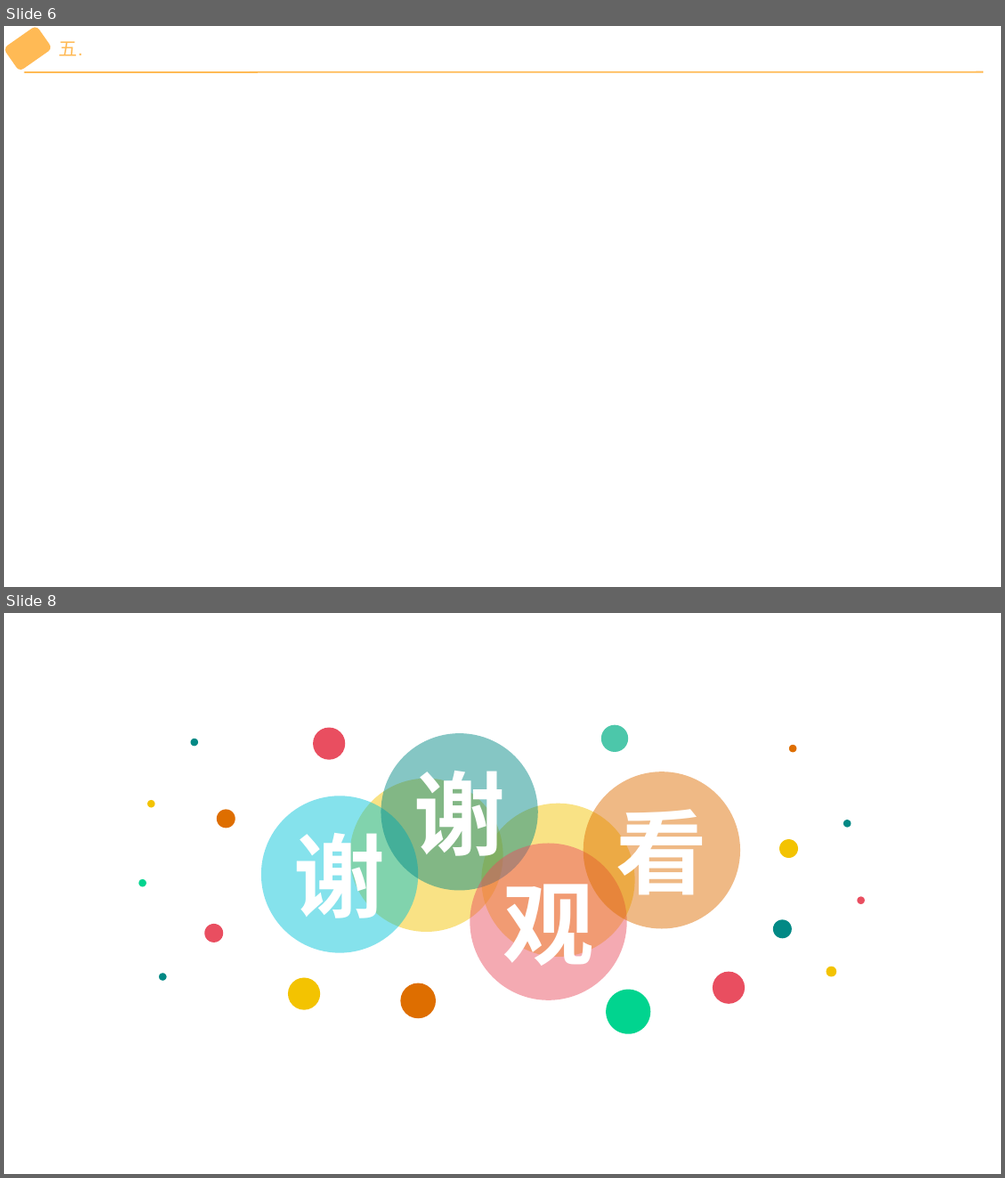
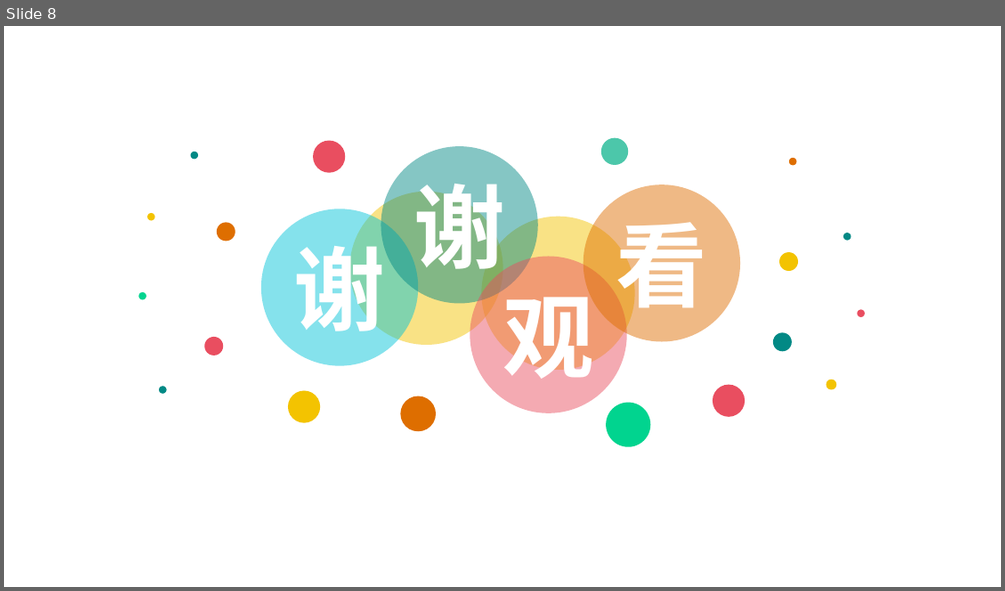
Before and after one commit to wu-yu-pei/graduation-design-file, a slide deck: 开题报告演讲PPT.pptx. Shown one above the other, each under a label of ours: slides 6 and 8 before the commit, slide 8 after it; the slides between them are not shown. The pictures are 1005x1178 and 1005x591 pixels, drawn with LibreOffice and Linux fonts; fonts in the diff are those of the drawing. Boxes give left, top, right and bottom in pixels: in the first picture for what was removed or moved away, otherwise in the second. Text is boxed around its words. In the diff, an @@ line names an element or a change of style, - is before the commit and + after.

```diff
--- a/开题报告演讲PPT.pptx
+++ b/开题报告演讲PPT.pptx
@@ slide 6 removed at (4, 26, 1001, 587), background #FFFFFF @@
@@ rounded rectangle removed at (4, 26, 52, 70) @@
@@ text removed at (59, 41, 83, 56) @@
-五.
@@ line removed from (24, 72) to (984, 71) @@
```
Also in this commit, not shown: 2 slides changed, 5 slides added, 4 other slides removed, 1 other file.
